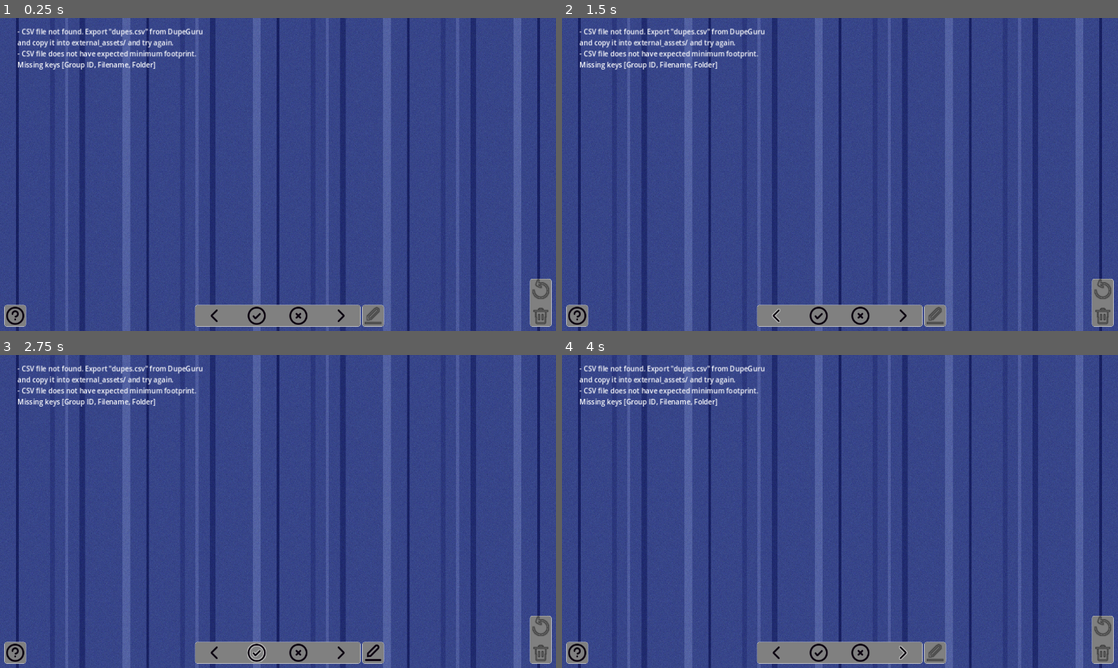
Above: before the commit, frames 1-4 (two rows, left to right).
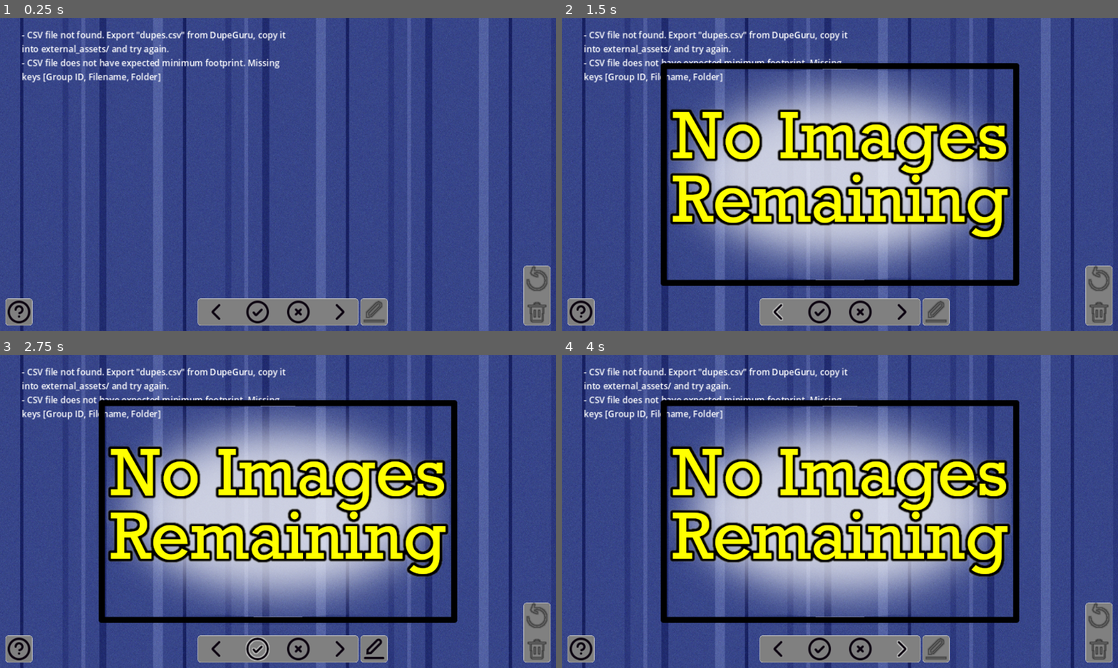
Above: after the commit, the same moments.

Repository: anthonyj-codestuff/dupeguru-csv-handler
Game: Godot game, scene res://main.tscn
Two runs of this game, one before a commit and one after it. Both use one fixed random seed, a clock stepped at 60 frames per second and the inputs below. The engine's default icon, where the game draws it, is replaced by a stand-in: a white triangle on a blue panel in a dark square.
Inputs (mouse positions are in pixels of both pictures, inside the frame that each line leads up to; where the layout moved, square brackets give the same spot in the first picture):
- Up to frame 1 (0.25 s): no input
- Up to frame 2 (1.5 s): click (578, 312) [578, 315] at 0.5 s; click (778, 312) [778, 315] at 1.25 s
- Up to frame 3 (2.75 s): click (255, 649) [255, 652] at 2 s
- Up to frame 4 (4 s): click (862, 649) [862, 652] at 2.75 s; click (901, 649) [901, 652] at 3.5 s

The runs differ from the first frame. In frame 1, 26% of the frame differs, in the area x 0-100%, y 0-100%; in frame 2, 52%; in frame 3, 52%; in frame 4, 52%.
Error before the commit: Invalid access of index '0' on a base object of type: 'Array'. (res://scenes/ImageLoader.gd:144)

Commit message:
fixing error handling for no CSV

Diff:
--- a/project/core/singletons/utils.gd
+++ b/project/core/singletons/utils.gd
@@ -25,7 +25,7 @@
 		return data
 
 	if not Utils.fileExistsAtLocation(Data.CSV_FILE_PATH):
-		var error = "CSV file not found. Export \"dupes.csv\" from DupeGuru and copy it into external_assets/ and try again."
+		var error = "CSV file not found. Export \"dupes.csv\" from DupeGuru, copy it into external_assets/ and try again."
 		return handleImportedCSV.call([], [error])
 	# TODO sort the array by group ID just in case, a lot of logic depends on that
 	var file = FileAccess.open(source_file, FileAccess.READ)
--- a/project/project.godot
+++ b/project/project.godot
@@ -28,6 +28,7 @@
 window/size/initial_position_type=0
 window/stretch/mode="canvas_items"
 window/stretch/aspect="expand"
+window/stretch/scale=1.25
 mouse_cursor/custom_image_hotspot=Vector2(1, 1)
 
 [importer_defaults]
--- a/project/scenes/ImageLoader.gd
+++ b/project/scenes/ImageLoader.gd
@@ -32,7 +32,8 @@
 	SignalBus.delete_confirmed.connect(_on_user_delete_confirmed)
 	# import CSV data
 	dupeData = Utils.importCSV(Data.CSV_FILE_PATH, Data.CSV_OPTIONS, errLabelNode)
-	changeScene(NEXT)
+	if dupeData.size():
+		changeScene(NEXT)
 
 # Master function manages everything else
 func changeScene(ascending:bool = true, inclusive: bool = true):
@@ -140,6 +141,8 @@
 	# group is still valid before moving on
 	# outputs -1 if there is no valid group
 	###*/
+	if not dupeData.size():
+		return -1
 	var index = startingIndex
 	var startingGroupId = dupeData[index]["Group ID"]
 	var foundNextGroup = false
@@ -170,6 +173,8 @@
 	# outputs the 0th index of the previous group that meets display requirements
 	# outputs -1 if there is no valid group
 	###*/
+	if not dupeData.size():
+		return -1
 	var index = startingIndex
 	var startingGroupId = dupeData[index]["Group ID"]
 	var foundPrevGroup = false
--- a/project/scenes/ImageLoader.tscn
+++ b/project/scenes/ImageLoader.tscn
@@ -32,7 +32,7 @@
 anchor_right = 1.0
 anchor_bottom = 1.0
 offset_left = 20.0
-offset_right = -760.0
+offset_right = -460.0
 grow_horizontal = 2
 grow_vertical = 2
 autowrap_mode = 3
